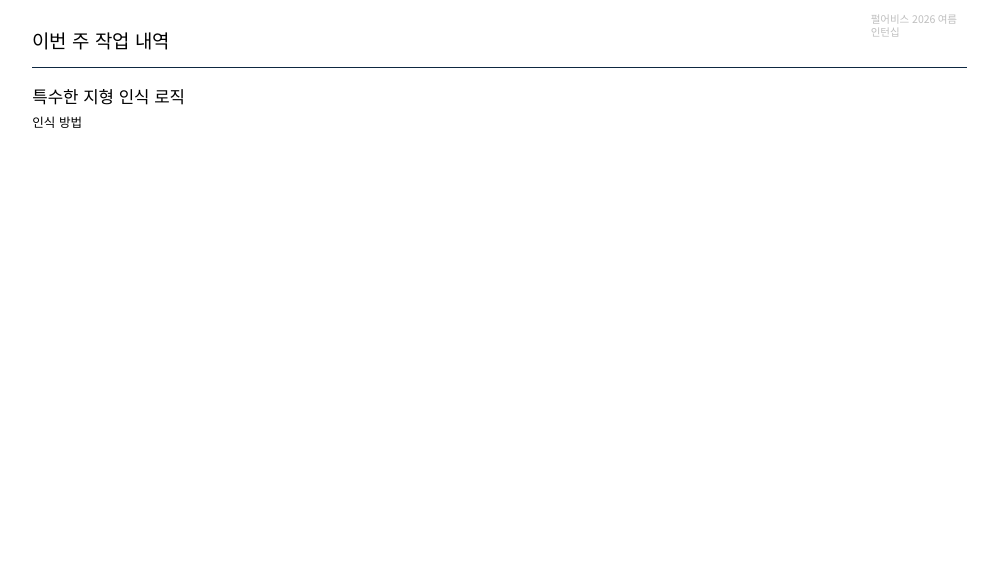
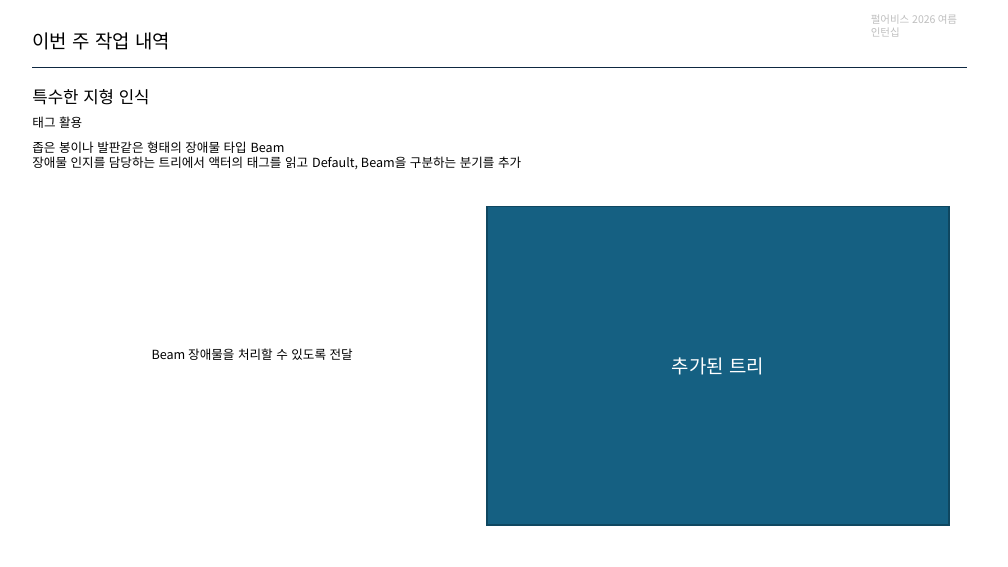
Before and after one commit to jhk0701/PA26-Character-Animation-Parkour, a slide deck: slide 3 of PPT/week4.pptx (slide 2 before the commit). Drawn at 1008x567 pixels with LibreOffice and Linux fonts; fonts in the diff are those of the drawing. Boxes give left, top, right and bottom in pixels: in the first picture for what was removed or moved away, otherwise in the second. Text is boxed around its words. In the diff, an @@ line names an element or a change of style, - is before the commit and + after.

```diff
--- a/PPT/week4.pptx
+++ b/PPT/week4.pptx
@@ text at [32,89,150,105]: text changed @@
-특수한 지형 인식 로직
+특수한 지형 인식
@@ text at [32,116,82,128]: text changed @@
-인식 방법
+태그 활용
@@ text added at [32,141,521,169], 12 pt, text #000000 @@
+좁은 봉이나 발판같은 형태의 장애물 타입 Beam
+장애물 인지를 담당하는 트리에서 액터의 태그를 읽고 Default, Beam을 구분하는 분기를 추가
@@ rectangle added at [487,206,949,525], fill #156082, outline #104760 1.5 pt, 18 pt, text #FFFFFF @@
+추가된 트리
@@ text added at [152,348,353,360], 12 pt, text #000000 @@
+Beam 장애물을 처리할 수 있도록 전달
```
Also in this commit, not shown: 4 other slides changed, 3 slides added.
